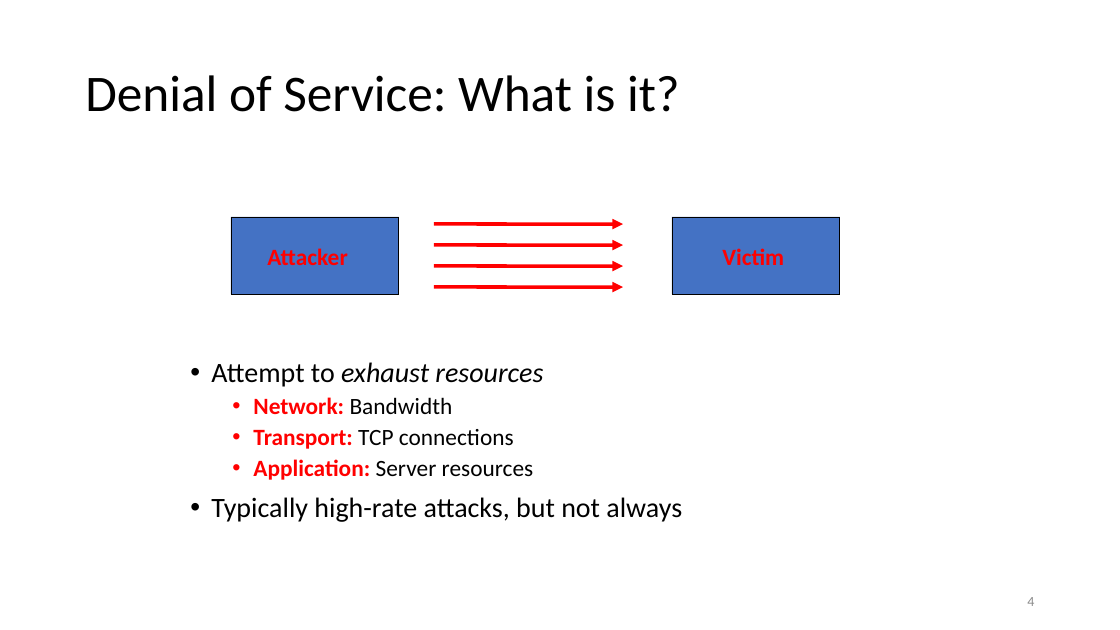
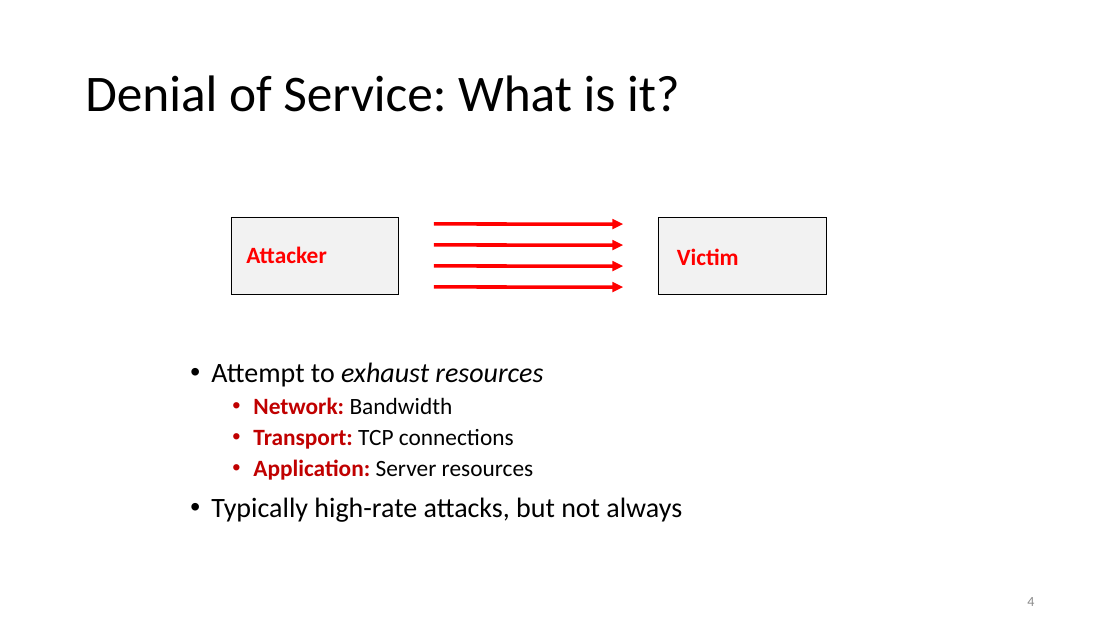
Before and after one commit to noise-lab/censorship-course, a slide deck: slide 4 of lectures/3-Active.pptx. Drawn at 1120x630 pixels with LibreOffice and Linux fonts; fonts in the diff are those of the drawing. Boxes give left, top, right and bottom in pixels: in the first picture for what was removed or moved away, otherwise in the second. Text is boxed around its words. In the diff, an @@ line names an element or a change of style, - is before the commit and + after.

```diff
--- a/lectures/3-Active.pptx
+++ b/lectures/3-Active.pptx
@@ rectangle at (231, 217, 399, 294): fill #4472C4 to #F2F2F2 @@
@@ text "Attacker": place and size @@
-text "Attacker" at (267, 248, 348, 265)
+text "Attacker" at (246, 246, 327, 263)
@@ rectangle at (658, 218, 826, 295): fill #4472C4 to #F2F2F2 @@
@@ rectangle: place and size @@
-rectangle at (672, 217, 840, 294)
+rectangle at (658, 218, 826, 295)
@@ text "Victim": place and size @@
-text "Victim" at (722, 248, 784, 265)
+text "Victim" at (677, 248, 739, 265)
@@ text at (253, 397, 534, 480): text colour #FF0000 to #C00000 in "Network:", "Transport:", "Application:" @@
```
Also in this commit, not shown: 15 other slides changed, 15 slides added, 1 slide removed, 2 other files.
